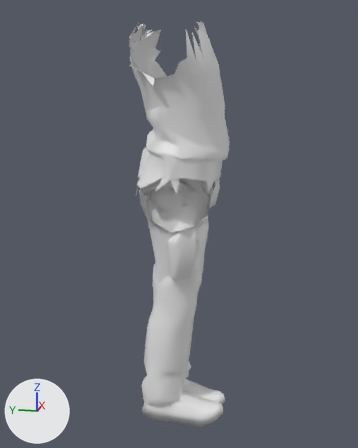
Before and after pictures for a commit that changed the glTF model assets/char_zone9.glb.
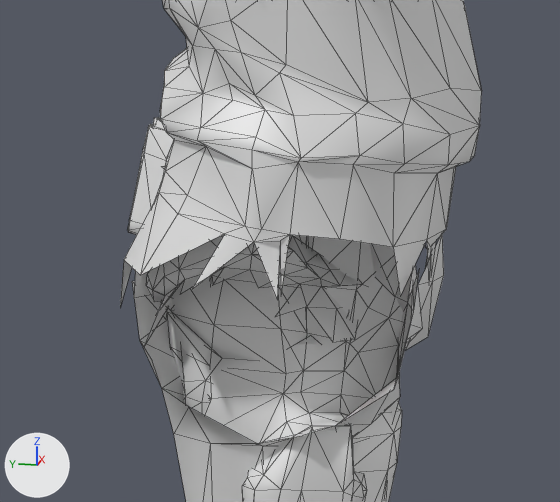
The first picture shows the older version from a camera (50 mm lens) standing at (-1.799, -0.381, 0.296) and looking at (0.005, -0.02, -0.155). The close-ups show the older and then the newer version on the part from 29% to 70% of the width and 26% to 55% of the height of that picture. Only the edits that show in the close-ups are written down. Arrows for +X, +Y and +Z are at lower left; the lights stay in place. The close-ups show mesh edges as thin lines. Vertices at exactly the same position are counted once.

Before the edit, the objects in view are built like this:
```python
me_armp_up = bpy.data.meshes.new('armP_up')
me_armp_up.from_pydata(...)  # 117 vertices, 200 faces; spans x -0.084..0.067, y -0.136..0.096, z -0.3..0.13
# before: 25 (0.001, 0.074, 0.06), 27 (-0.01, 0.096, -0.016), 58 (0.005, 0.081, -0.035), 66 (-0.047, 0.093, -0.04) at pixel (160, 302)
# before: 34 (0.021, -0.07, 0.012), 35 (-0.071, -0.136, -0.022) at pixel (394, 296), 45 (-0.059, -0.091, -0.041) at pixel (348, 312)
me_head = bpy.data.meshes.new('head')
me_head.from_pydata(...)  # 449 vertices, 850 faces; spans x -0.152..0.138, y -0.154..0.131, z -0.082..0.28
# before: 430 (-0.111, -0.085, -0.059) at pixel (332, 342), 432 (-0.072, -0.099, -0.063) at pixel (354, 339)
# before: 434 (0.066, -0.101, -0.063), 435 (0.138, -0.084, -0.059)
me_legn = bpy.data.meshes.new('legN')
me_legn.from_pydata(...)  # 328 vertices, 628 faces; spans x -0.132..0.186, y -0.209..0.123, z -0.951..0.039
me_legp = bpy.data.meshes.new('legP')
me_legp.from_pydata(...)  # 253 vertices, 475 faces; spans x -0.156..0.114, y -0.209..0.123, z -0.951..0.053
me_torso = bpy.data.meshes.new('torso')
me_torso.from_pydata(...)  # 496 vertices, 895 faces; spans x -0.216..0.21, y -0.207..0.161, z -0.069..0.571
ob_armp_up = bpy.data.objects.new('armP_up', me_armp_up)
ob_armp_up.location = (0.0, 0.0, 0.0)
ob_head = bpy.data.objects.new('head', me_head)
ob_head.location = (0.0, 0.0, 0.0)
ob_legn = bpy.data.objects.new('legN', me_legn)
ob_legn.location = (0.0, 0.0, 0.0)
ob_legp = bpy.data.objects.new('legP', me_legp)
ob_legp.location = (0.0, 0.0, 0.0)
ob_torso = bpy.data.objects.new('torso', me_torso)
ob_torso.location = (0.0, 0.0, 0.0)
```
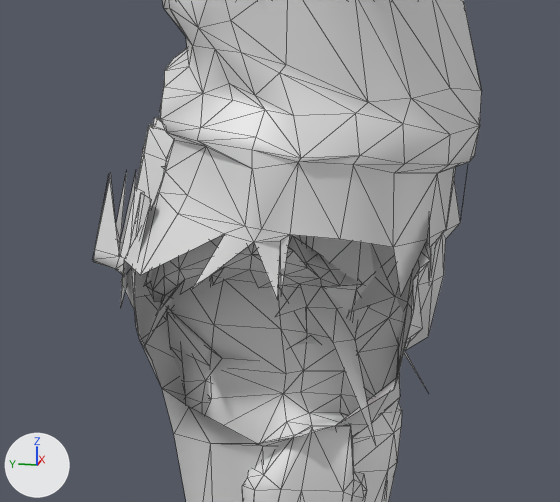
What differs and where, as boxes (x1, y1, x2, y2) in the close-ups (560 x 502 px):
'legN', reshaped: before (164, 235, 444, 502); after (164, 182, 466, 502)
'legP', reshaped: before (132, 269, 420, 502); after (92, 172, 430, 502)
'head', reshaped: before (144, 234, 364, 346); after (145, 234, 427, 446)
'armP_up', reshaped (mostly hidden): before (161, 167, 394, 415); after (143, 167, 394, 415)
part 1 of me_legn, added: after (442, 182, 466, 264)
part 2 of me_legp, added: after (92, 172, 430, 358)
part 3 of me_head, added: after (333, 339, 376, 446)
part 4 of me_head, added: after (404, 351, 427, 390)
part 5 of me_armp_up, added: after (143, 270, 164, 302)
part 6 of me_armp_up, added: after (349, 277, 394, 313)

The change in detail:
me_legn is used by ob_legn; location (0.0, 0.0, 0.0).
me_legn had 328 vertices, 628 faces and spanned x -0.132..0.186, y -0.209..0.123, z -0.951..0.039.
me_legn now has 340 vertices, 652 faces and spans x -0.132..0.186, y -0.209..0.123, z -0.951..0.083.
me_legn part 1: 5 vertices added at x 0.044..0.131, y -0.182..-0.161, z 0.004..0.083.
Other edits to the shape of me_legn do not show in these pictures.
me_legp is used by ob_legp; location (0.0, 0.0, 0.0).
me_legp had 253 vertices, 475 faces and spanned x -0.156..0.114, y -0.209..0.123, z -0.951..0.053.
me_legp now has 300 vertices, 558 faces and spans x -0.156..0.114, y -0.209..0.161, z -0.951..0.091.
Part 2, on me_legp:
47 vertices are added at x -0.129..0.052, y -0.175..0.161, z -0.048..0.091.
83 new faces join them.
me_head is used by ob_head; location (0.0, 0.0, 0.0).
Verts and faces of me_head; kept vertices keep their numbers, new ones are numbered from 449.
me_head had 449 vertices, 850 faces and spanned x -0.152..0.138, y -0.154..0.131, z -0.082..0.28.
me_head now has 453 vertices, 853 faces and spans x -0.152..0.142, y -0.154..0.131, z -0.15..0.28.
Part 3, on me_head:
New vertex 451 is at (-0.13, -0.129, -0.15), pixel (375, 446).
New faces: (430, 451, 432).
Part 4, on me_head:
New vertex 452 is at (0.086, -0.15, -0.149).
New faces: (434, 452, 435).
Other edits to the shape of me_head do not show in these pictures.
me_armp_up is used by ob_armp_up; location (0.0, 0.0, 0.0).
Verts and faces of me_armp_up; kept vertices keep their numbers, new ones are numbered from 117.
me_armp_up had 117 vertices, 200 faces and spanned x -0.084..0.067, y -0.136..0.096, z -0.3..0.13.
me_armp_up now has 119 vertices, 204 faces and spans x -0.084..0.067, y -0.136..0.1, z -0.3..0.13.
Part 5, on me_armp_up:
New vertex 117 is at (-0.045, 0.094, 0.017).
New vertex 118 is at (-0.083, 0.1, -0.019), pixel (143, 286).
New faces: (27, 118, 117), (25, 27, 117), (27, 58, 66).
Part 6, on me_armp_up:
New faces: (34, 35, 45).
